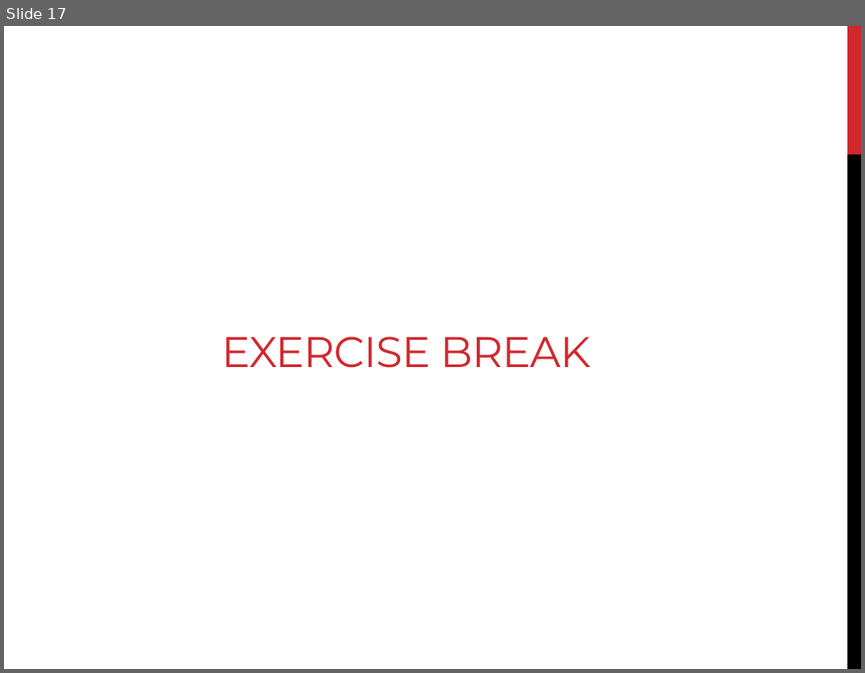
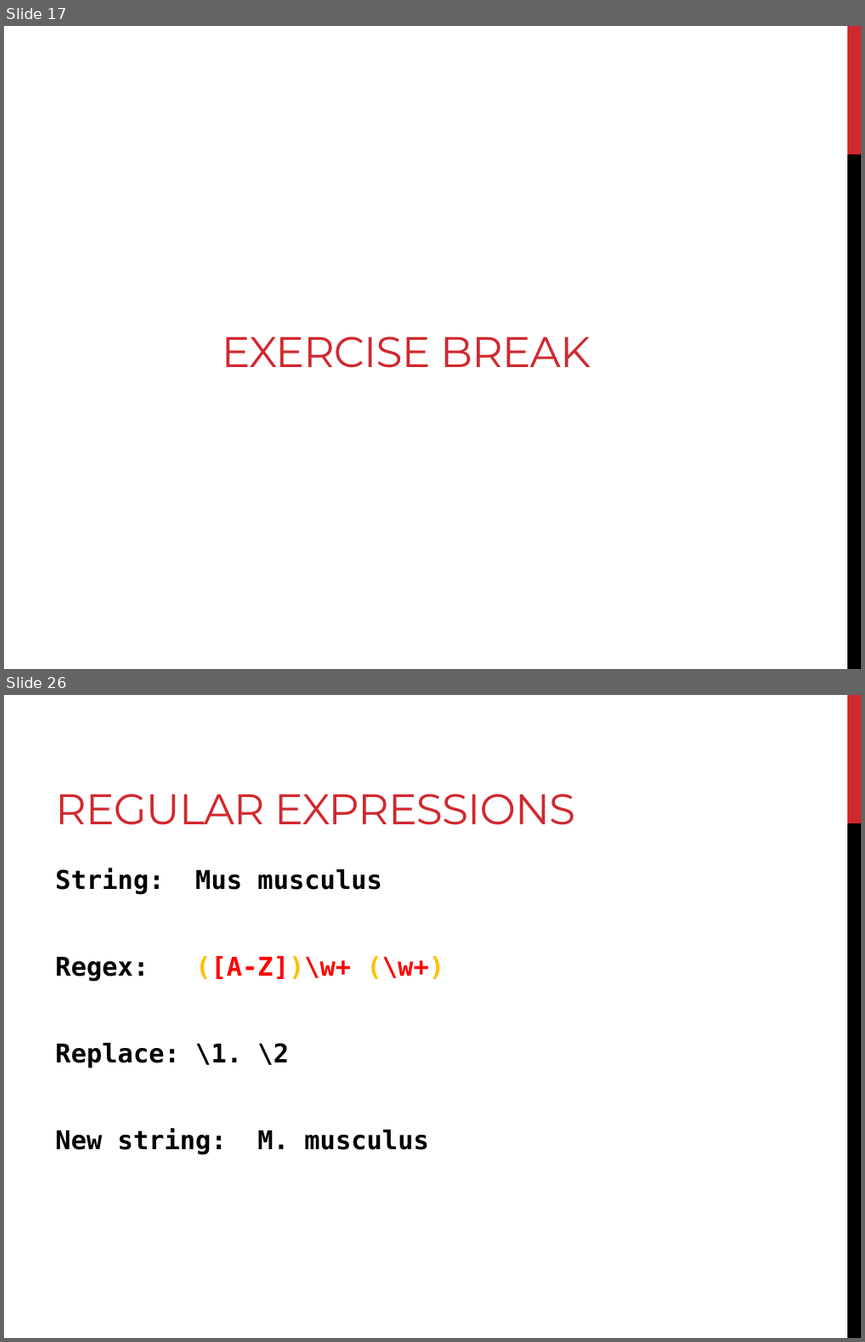
Before and after one commit to sjspielman/lacawac2017, a slide deck: day2/commandline.pptx. Shown one above the other, each under a label of ours: slide 17 before the commit, slides 17 and 26 after it; the slides between them are not shown. The pictures are 865x673 and 865x1342 pixels, drawn with LibreOffice and Linux fonts; fonts in the diff are those of the drawing. Boxes give left, top, right and bottom in pixels: in the first picture for what was removed or moved away, otherwise in the second. Text is boxed around its words. In the diff, an @@ line names an element or a change of style, - is before the commit and + after.

```diff
--- a/day2/commandline.pptx
+++ b/day2/commandline.pptx
@@ slide 26 added at (4,695,861,1338), background #FFFFFF; not listed: 2 template elements that a slide beside it also shows @@
@@ title added at (55,794,575,825), 36 pt, text #D1282E @@
+REGULAR EXPRESSIONS
@@ text added at (55,868,445,1154), 21.7 pt, text #000000, bold @@
+String: Mus musculus
+Regex: ([A-Z])\w+ (\w+)
+Replace: \1. \2
+New string: M. musculus
```
Also in this commit, not shown: 27 other slides added, 3 slides removed, 11 other files.
